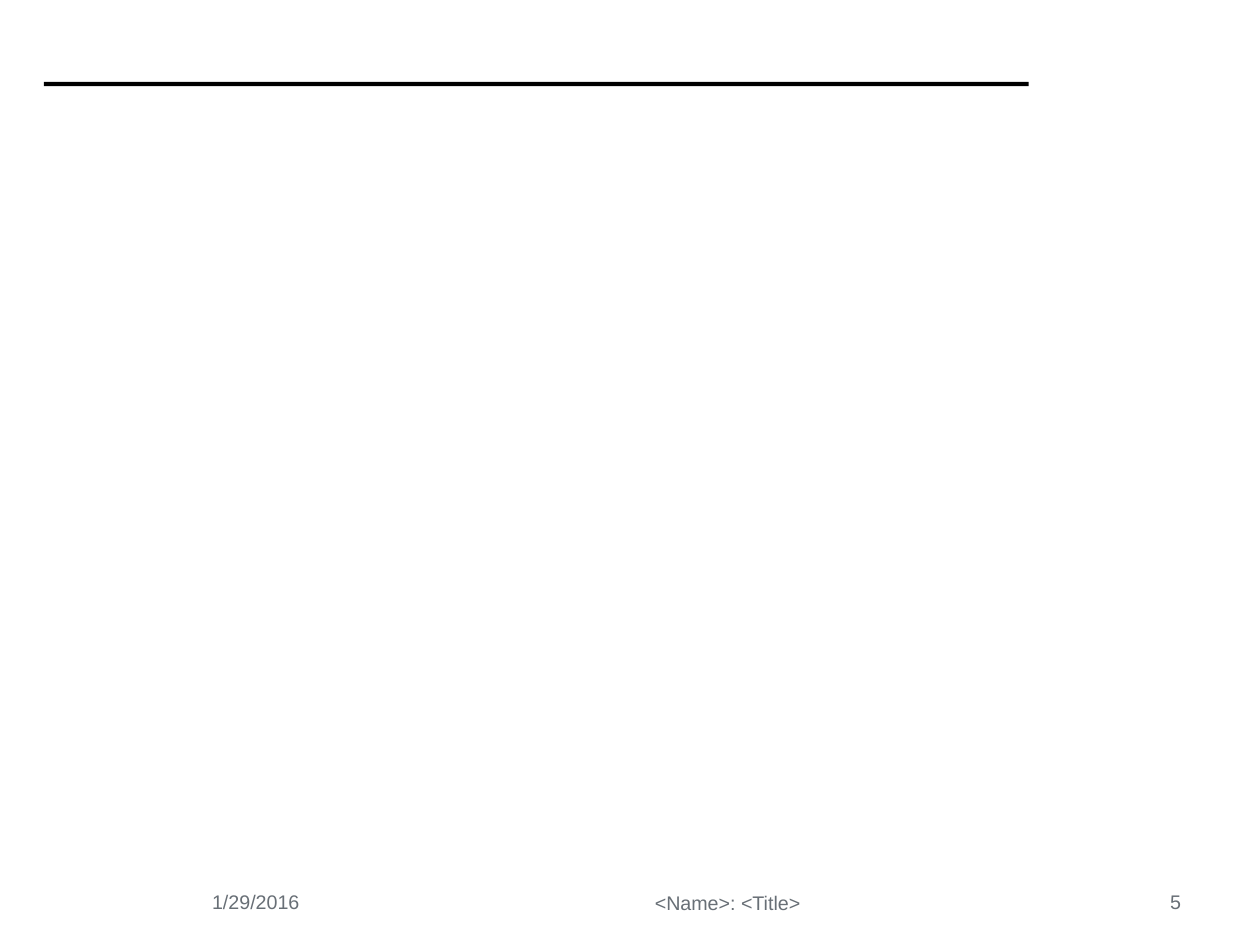
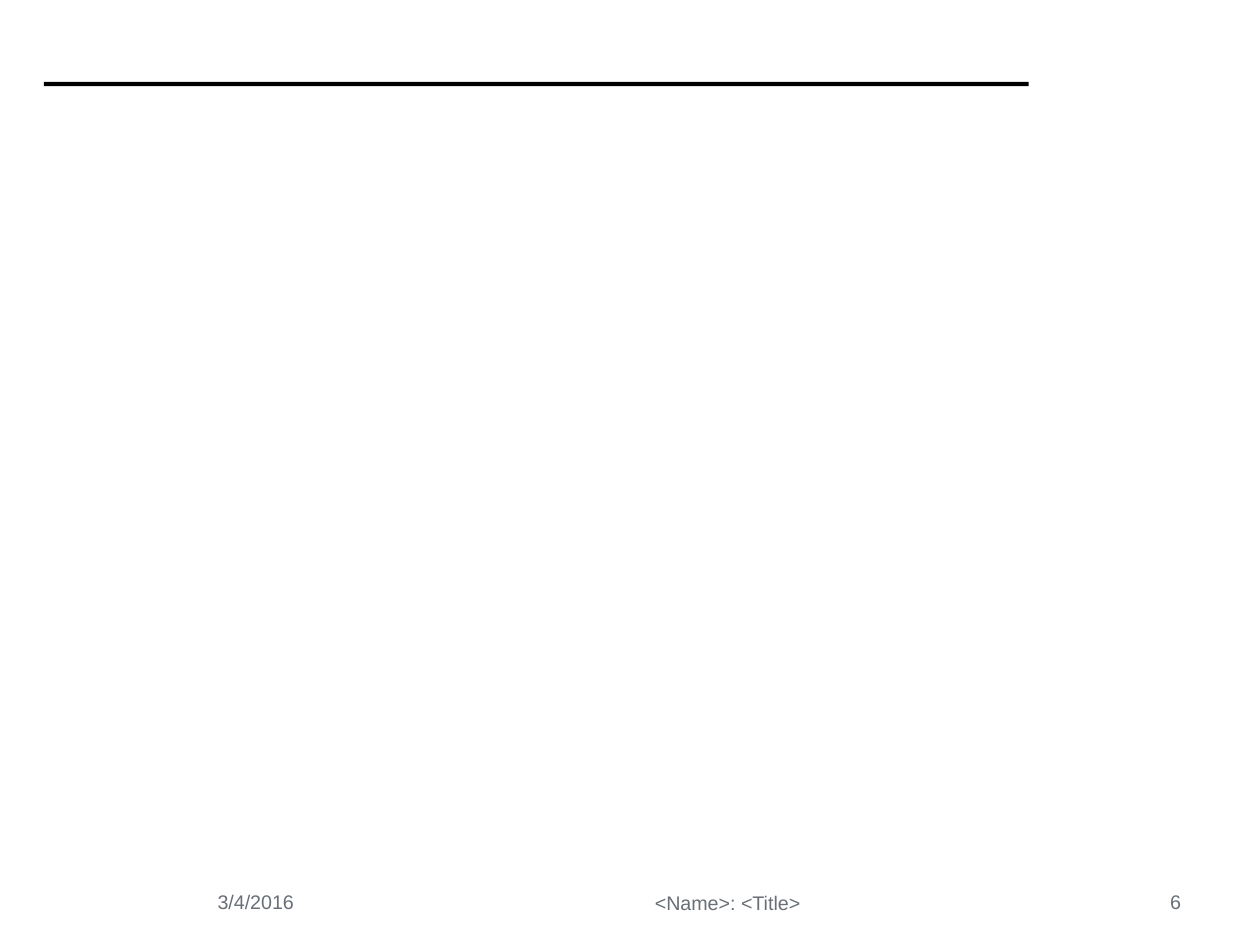
Before and after one commit to mami-project/roadshows, a slide deck: slide 6 of templates/MAMI template.potx (slide 5 before the commit). Drawn at 1260x945 pixels with LibreOffice and Linux fonts; fonts in the diff are those of the drawing; background and template pictures are left out. Boxes give left, top, right and bottom in pixels: in the first picture for what was removed or moved away, otherwise in the second. Text is boxed around its words. In the diff, an @@ line names an element or a change of style, - is before the commit and + after.

```diff
--- a/templates/MAMI template.potx
+++ b/templates/MAMI template.potx
@@ text at [218,894,294,909]: text changed @@
-1/29/2016
+3/4/2016
@@ page number at [1170,895,1181,909]: text changed @@
-5
+6
```
Also in this commit, not shown: 3 other slides changed, 1 slide added, 6 other files.
